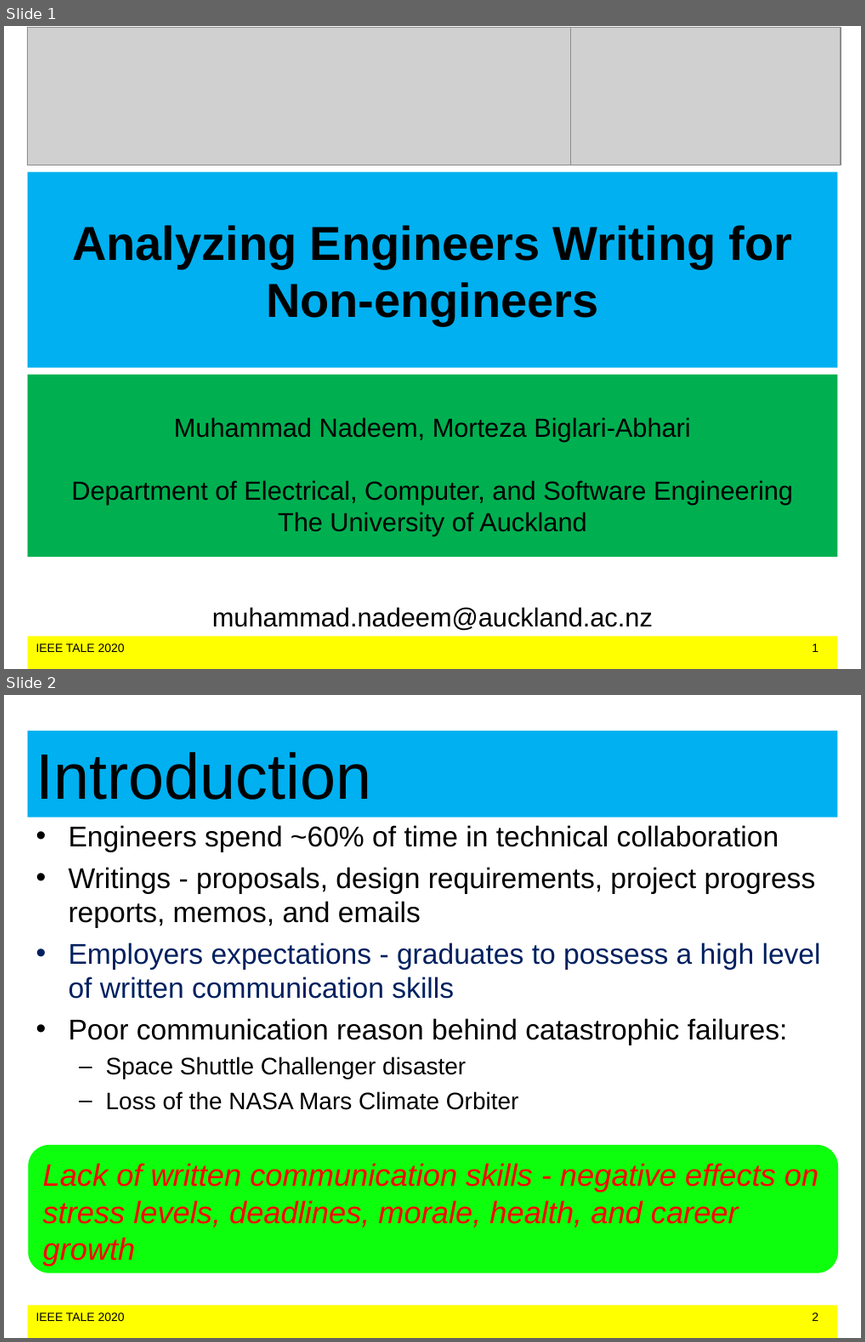
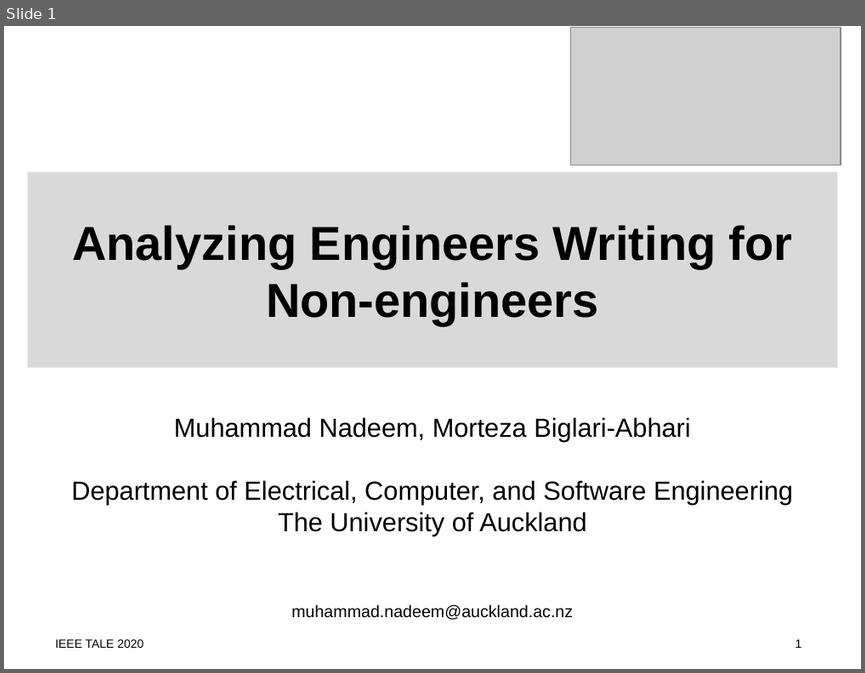
Before and after one commit to MuhammadNadeemAUM/Writing-Diet, a slide deck: Nadeem_IEEE TALE_259.ppt. Shown one above the other, each under a label of ours: slides 1 and 2 before the commit, slide 1 after it. The pictures are 865x1342 and 865x673 pixels, drawn with LibreOffice and Linux fonts; fonts in the diff are those of the drawing; grey boxes stand for pictures. Boxes give left, top, right and bottom in pixels: in the first picture for what was removed or moved away, otherwise in the second. Text is boxed around its words. In the diff, an @@ line names an element or a change of style, - is before the commit and + after.

```diff
--- a/Nadeem_IEEE TALE_259.ppt
+++ b/Nadeem_IEEE TALE_259.ppt
@@ slide 2 removed at box(4, 695, 861, 1338), background #FFFFFF; not listed: 1 template element that a slide beside it also shows @@
@@ title removed at box(27, 730, 837, 817) @@
-Introduction
@@ text removed at box(69, 825, 821, 1110) @@
-• Engineers spend ~60% of time in technical collaboration
-• Writings - proposals, design requirements, project progress reports, memos, and emails
-• Employers expectations - graduates to possess a high level of written communication skills
-• Poor communication reason behind catastrophic failures:
-  – Space Shuttle Challenger disaster
-  – Loss of the NASA Mars Climate Orbiter
@@ rounded rectangle removed at box(28, 1145, 838, 1273) @@
-Lack of written communication skills - negative effects on stress levels, deadlines, morale, health, and career growth
@@ slide 1 changed as well @@
@@ picture removed at box(27, 28, 570, 165) @@
@@ title "Analyzing Engineers Writing for Non-engineers" at box(27, 171, 837, 367): fill #00B0F0 to #D9D9D9 @@
@@ subtitle "Muhammad Nadeem, Morteza Biglari-Abhari": place and size @@
-subtitle "Muhammad Nadeem, Morteza Biglari-Abhari" at box(27, 374, 837, 556)
+subtitle "Muhammad Nadeem, Morteza Biglari-Abhari" at box(71, 417, 793, 619)
@@ subtitle "Muhammad Nadeem, Morteza Biglari-Abhari" at box(71, 417, 793, 619): fill #00B050 to none @@
@@ subtitle at box(291, 604, 573, 619): size 22 to 14 pt in "muhammad.nadeem@auckland.ac.nz"; less space between paragraphs @@
@@ text: place and size @@
-text at box(27, 636, 837, 669)
+text at box(55, 639, 802, 647)
@@ text at box(55, 639, 802, 647): fill #FFFF00 to none @@
```
Also in this commit, not shown: 2 other slides changed, 11 slides added, 7 other slides removed, 5 other files.
